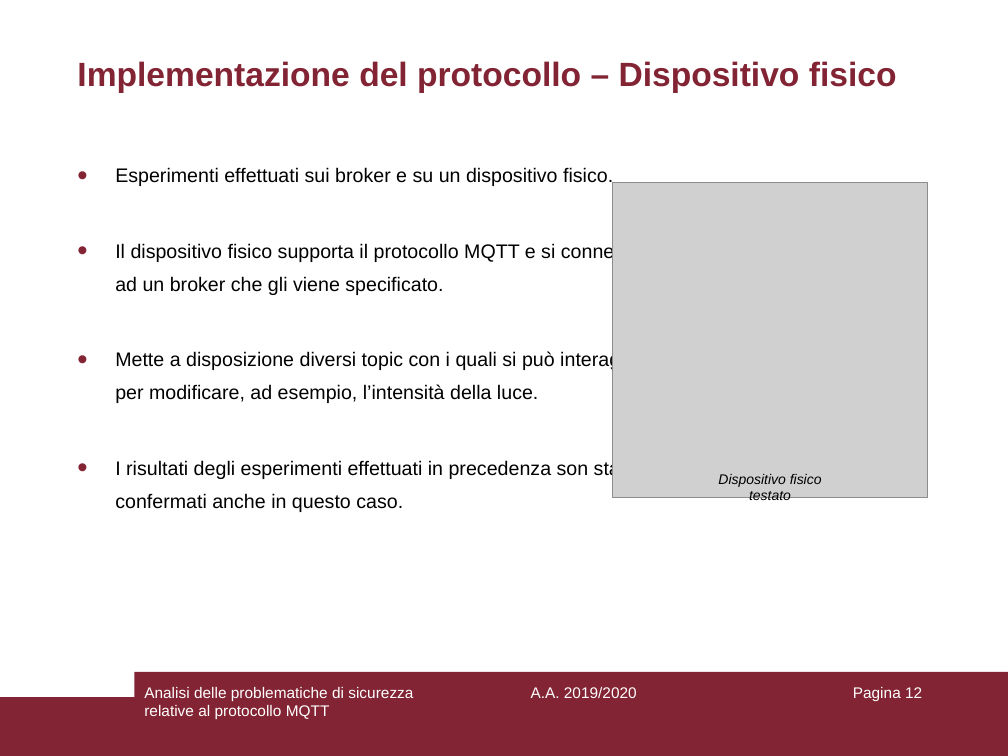
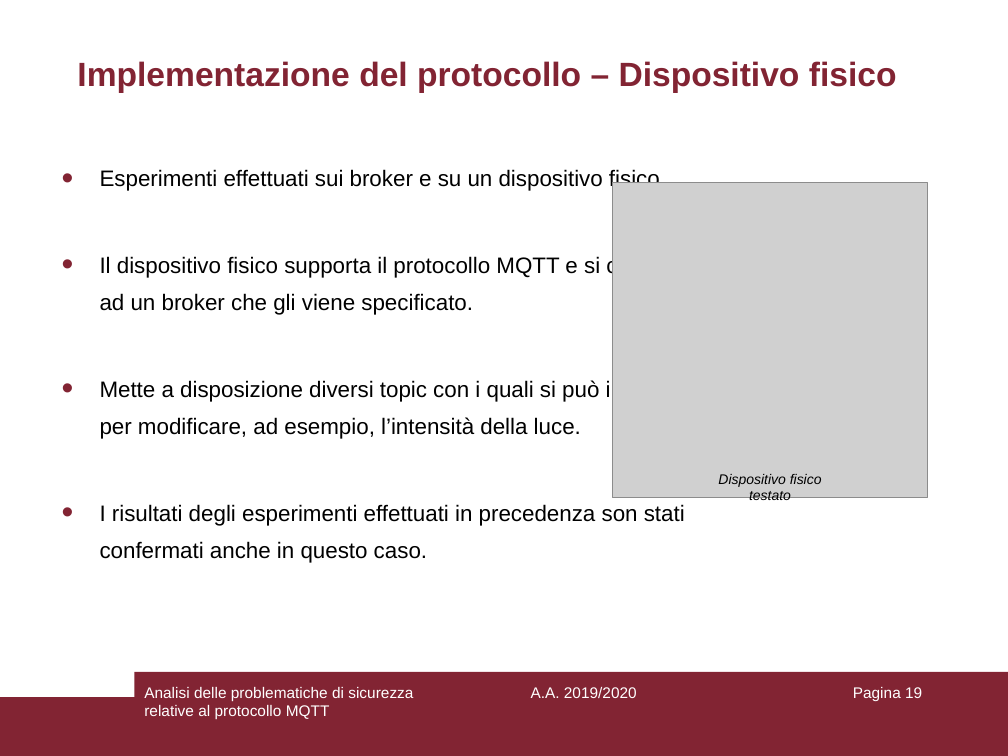
Before and after one commit to aedoardo/bachelor-degree-thesis, a slide deck: slide 19 of slides/Presentazione.ppt (slide 12 before the commit). Drawn at 1008x756 pixels with LibreOffice and Linux fonts; fonts in the diff are those of the drawing; grey boxes stand for pictures. Boxes give left, top, right and bottom in pixels: in the first picture for what was removed or moved away, otherwise in the second. Text is boxed around its words. In the diff, an @@ line names an element or a change of style, - is before the commit and + after.

```diff
--- a/slides/Presentazione.ppt
+++ b/slides/Presentazione.ppt
@@ text "Esperimenti effettuati sui broker e ...": place and size @@
-text "Esperimenti effettuati sui broker e ..." at bbox=[115, 167, 642, 512]
+text "Esperimenti effettuati sui broker e ..." at bbox=[100, 169, 699, 563]
@@ text "Esperimenti effettuati sui broker e ..." at bbox=[100, 169, 699, 563]: size 14 to 16 pt @@
@@ page number at bbox=[853, 687, 922, 701]: text changed @@
-Pagina 12
+Pagina 19
```
Also in this commit, not shown: 12 other slides changed, 7 slides added.
